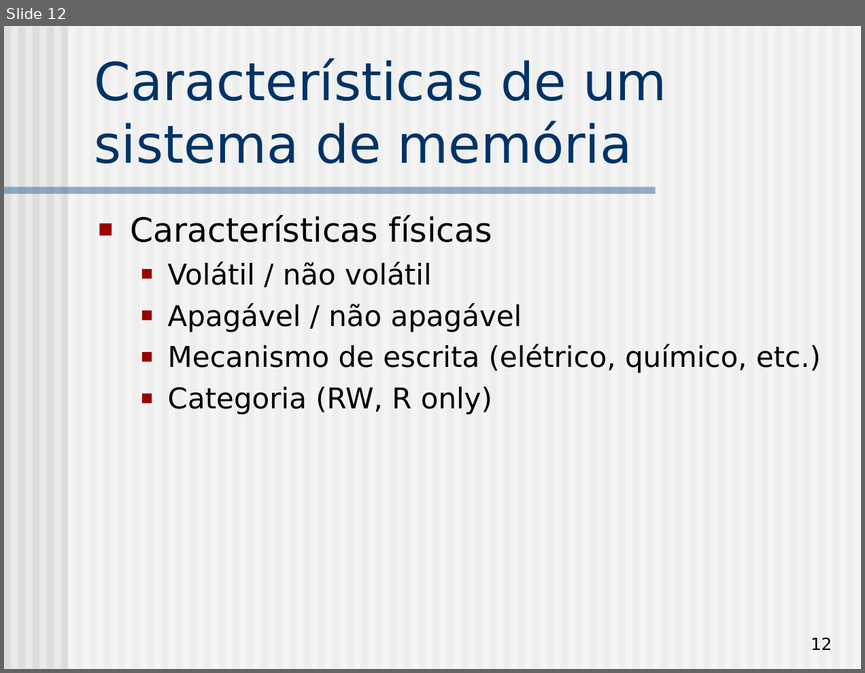
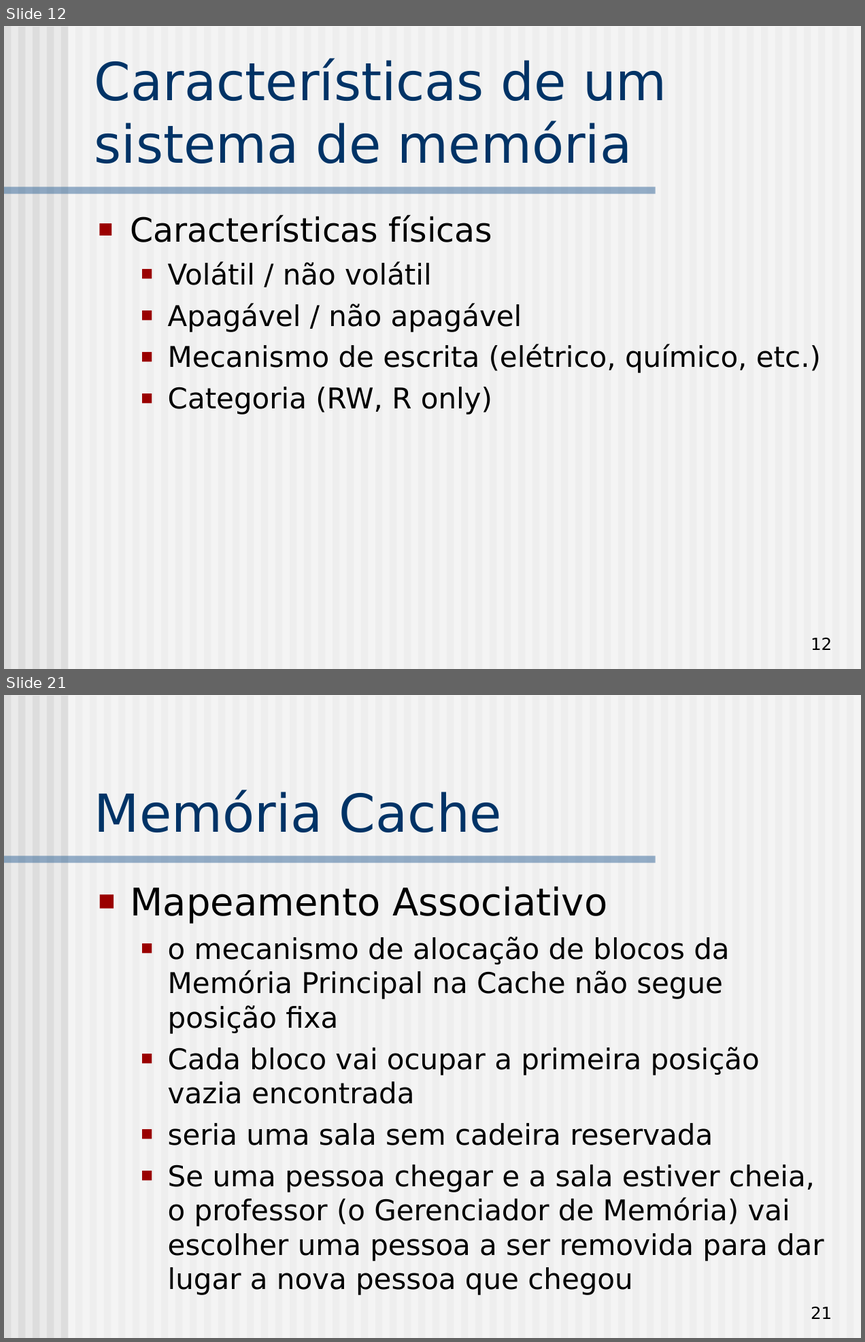
Before and after one commit to simoesusp/SSC0511-Organizacao-de-Computadores-Digitais, a slide deck: Memoria.ppt. Shown one above the other, each under a label of ours: slide 12 before the commit, slides 12 and 21 after it; the slides between them are not shown. The pictures are 865x673 and 865x1342 pixels, drawn with LibreOffice and Linux fonts; fonts in the diff are those of the drawing. Boxes give left, top, right and bottom in pixels: in the first picture for what was removed or moved away, otherwise in the second. Text is boxed around its words. In the diff, an @@ line names an element or a change of style, - is before the commit and + after.

```diff
--- a/Memoria.ppt
+++ b/Memoria.ppt
@@ slide 21 added at bbox=[4, 695, 861, 1338], background #EAEAEA; not listed: 62 template elements that a slide beside it also shows @@
@@ title added at bbox=[94, 790, 502, 832], 44 pt, text #003366 @@
+Memória Cache
@@ text added at bbox=[130, 886, 824, 1261], 24 pt, text #000000 @@
+■ Mapeamento Associativo
+  ■ o mecanismo de alocação de blocos da Memória Principal na Cache não segue posição fixa
+  ■ Cada bloco vai ocupar a primeira posição vazia encontrada
+  ■ seria uma sala sem cadeira reservada
+  ■ Se uma pessoa chegar e a sala estiver cheia, o professor (o Gerenciador de Memória) vai escolher uma pessoa a ser removida para dar lugar a nova pessoa que chegou
@@ page number added at bbox=[810, 1306, 832, 1319], 14 pt, text #000000 @@
+21
```
Also in this commit, not shown: 1 slide changed, 13 other slides added.
